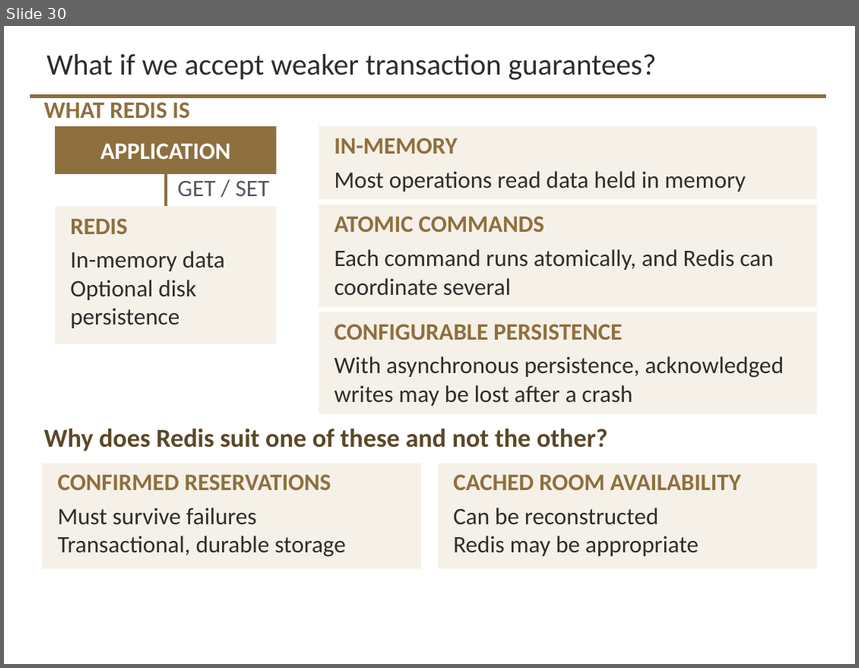
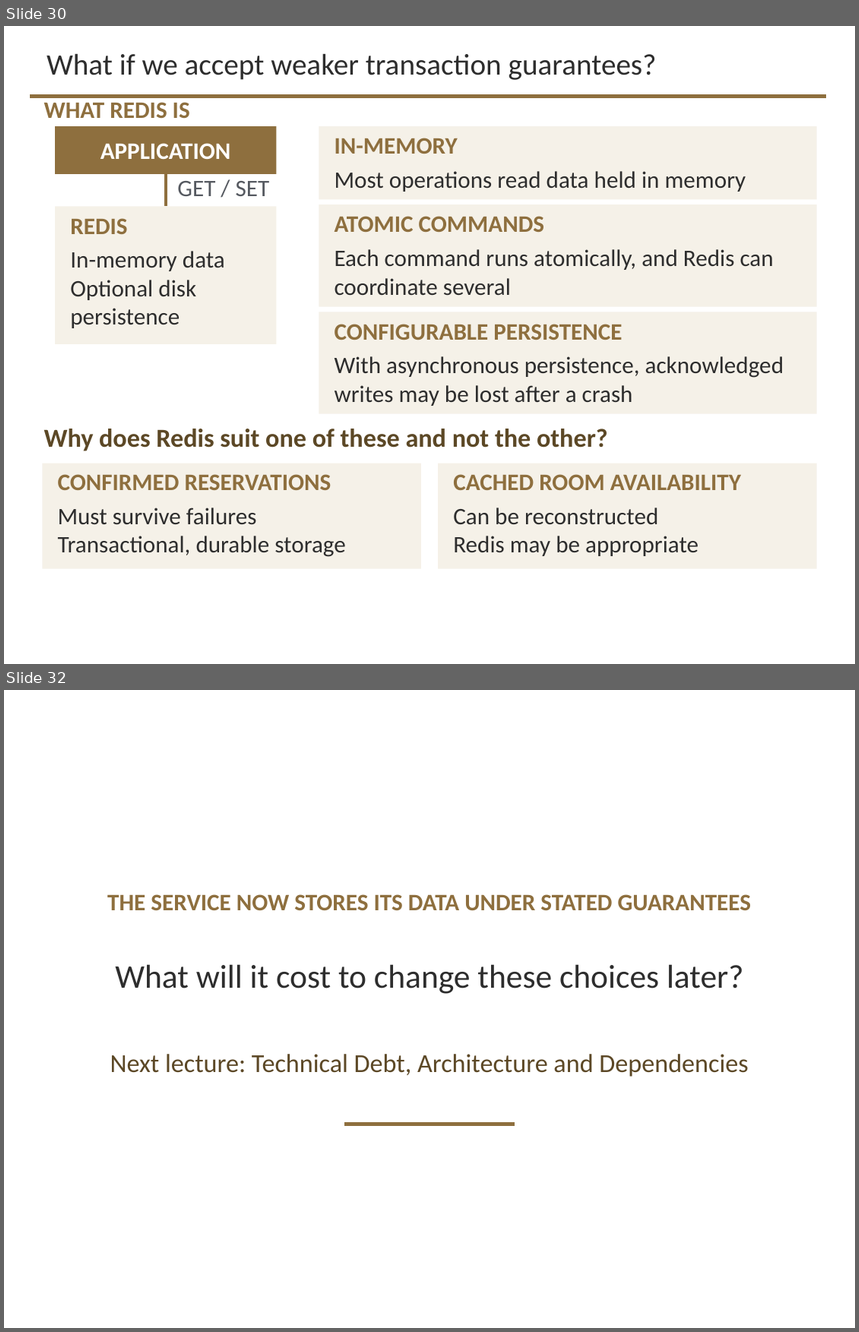
Before and after one commit to davisjam/model-based-agentic-software-engineering, a slide deck: course/lectures/act-3-software-in-the-world/02-data-management/3-2-Data-Management.pptx. Shown one above the other, each under a label of ours: slide 30 before the commit, slides 30 and 32 after it; the slides between them are not shown. The pictures are 859x668 and 859x1332 pixels, drawn with LibreOffice and Linux fonts; fonts in the diff are those of the drawing; background and template pictures are left out. Boxes give left, top, right and bottom in pixels: in the first picture for what was removed or moved away, otherwise in the second. Text is boxed around its words. In the diff, an @@ line names an element or a change of style, - is before the commit and + after.

```diff
--- a/course/lectures/act-3-software-in-the-world/02-data-management/3-2-Data-Management.pptx
+++ b/course/lectures/act-3-software-in-the-world/02-data-management/3-2-Data-Management.pptx
@@ slide 32 added at [4, 690, 855, 1328], background #FFFFFF @@
@@ text added at [107, 894, 751, 911], 20 pt, text #8E6F3E, bold @@
+THE SERVICE NOW STORES ITS DATA UNDER STATED GUARANTEES
@@ text added at [115, 964, 743, 994], 28 pt, text #2D2D2D @@
+What will it cost to change these choices later?
@@ text added at [110, 1054, 748, 1077], 22 pt, text #5C4826 @@
+Next lecture: Technical Debt, Architecture and Dependencies
@@ line added from (344, 1124) to (515, 1124), #8E6F3E 3 pt @@
```
Also in this commit, not shown: 1 other slide added, 1 slide removed.
